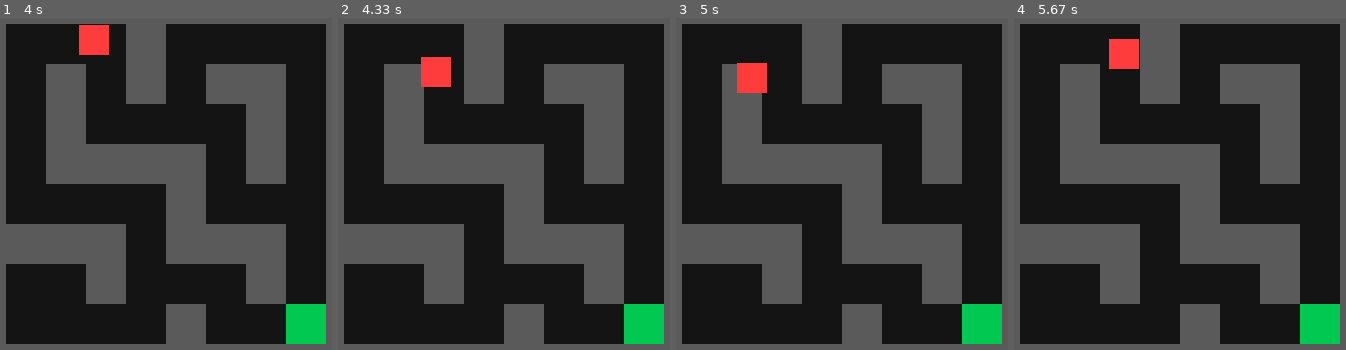
Above: before the commit, frames 1-4 (left to right).
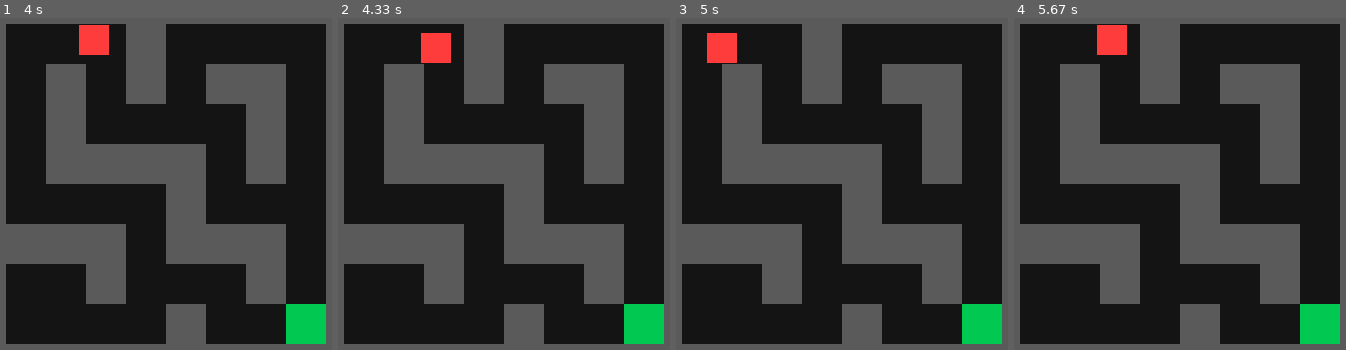
Above: after the commit, the same moments.

Repository: HenryYannis/xiaobao-pygame
Game: pygame game, started from 14-迷宫逃脱/迷宫逃脱_第2节课_墙壁阻挡逻辑.py
The game is run twice, just before and just after one commit, with the same random seed, the same clock (stepped at 60 frames per second) and the same inputs.
Inputs:
- Up to frame 1 (4 s): hold Right 0.33-0.8 s; hold Up 0.83-1.13 s; hold Right 1.17-1.63 s; hold Left 1.67-2.2 s; hold Down 2.23-2.53 s; hold Left 2.57-2.97 s; hold Up 3-3.37 s; hold Right from 3.4 s (still down)
- Up to frame 2 (4.33 s): release Right at 4.03 s; hold Down from 4.07 s (still down)
- Up to frame 3 (5 s): release Down at 4.43 s; hold Left 4.47-4.93 s; hold Right from 4.97 s (still down)
- Up to frame 4 (5.67 s): release Right at 5.43 s; hold Up from 5.47 s (still down)

Frame 1 is identical in both runs. In frame 2, 1.3% of the frame differs, in the area x 25-35%, y 4-21%; in frame 3, 1.6%, in the area x 9-28%, y 4-23%; in frame 4, 1.1%.

Commit message:
修复迷宫逃脱：四个角都检测，玩家不再卡进墙里

Diff:
--- a/14-迷宫逃脱/迷宫逃脱_第2节课_墙壁阻挡逻辑.py
+++ b/14-迷宫逃脱/迷宫逃脱_第2节课_墙壁阻挡逻辑.py
@@ -18,6 +18,13 @@
     [1, 1, 1, 1, 1, 1, 1, 1, 1, 1]
 ]
 
+def 能站在(x, y):                                     # 新增函数：检测玩家30x30方块的四个角是否都落在通路(0)上
+    四角 = [(x, y), (x + 29, y), (x, y + 29), (x + 29, y + 29)]  # 新增代码：左上、右上、左下、右下四个角的像素坐标
+    for 角x, 角y in 四角:
+        if 地图[角y // 40][角x // 40] == 1:           # 新增代码：像素坐标整除40换算成网格行列，任何一个角碰到墙就不能站
+            return False
+    return True
+
 玩家x, 玩家y = 45, 45                                 # 玩家初始坐标(位于左上角通路)
 运行中 = True
 
@@ -37,11 +44,10 @@
     if 按键[pygame.K_DOWN]:
         尝试y += 2
 
-    # 新增代码：墙壁碰撞预测检测(检测玩家30x30四角包围盒是否都处于通路0内)
-    左上角通路 = 地图[尝试y // 40][尝试x // 40] == 0
-    右下角通路 = 地图[(尝试y + 29) // 40][(尝试x + 29) // 40] == 0
-    if 左上角通路 and 右下角通路:
-        玩家x, 玩家y = 尝试x, 尝试y
+    if 能站在(尝试x, 玩家y):                          # 新增代码：横向和纵向分开检测：贴着墙斜着走时会沿墙滑动，不会整个卡住
+        玩家x = 尝试x
+    if 能站在(玩家x, 尝试y):
+        玩家y = 尝试y
 
     窗口.fill((20, 20, 20))                           # 暗灰黑色背景全屏填充
 
